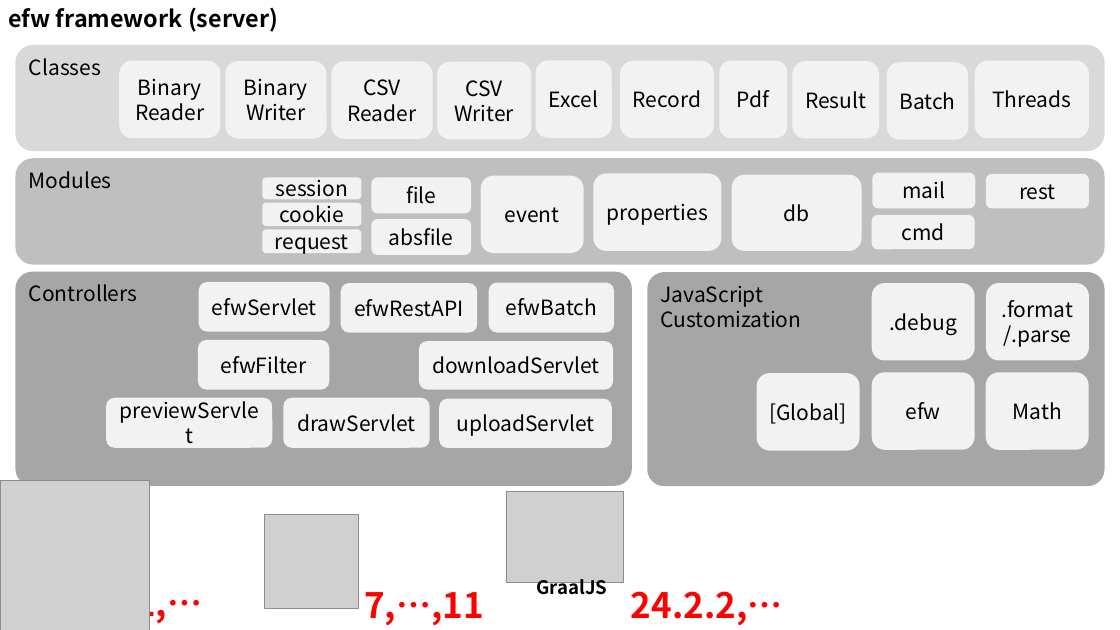
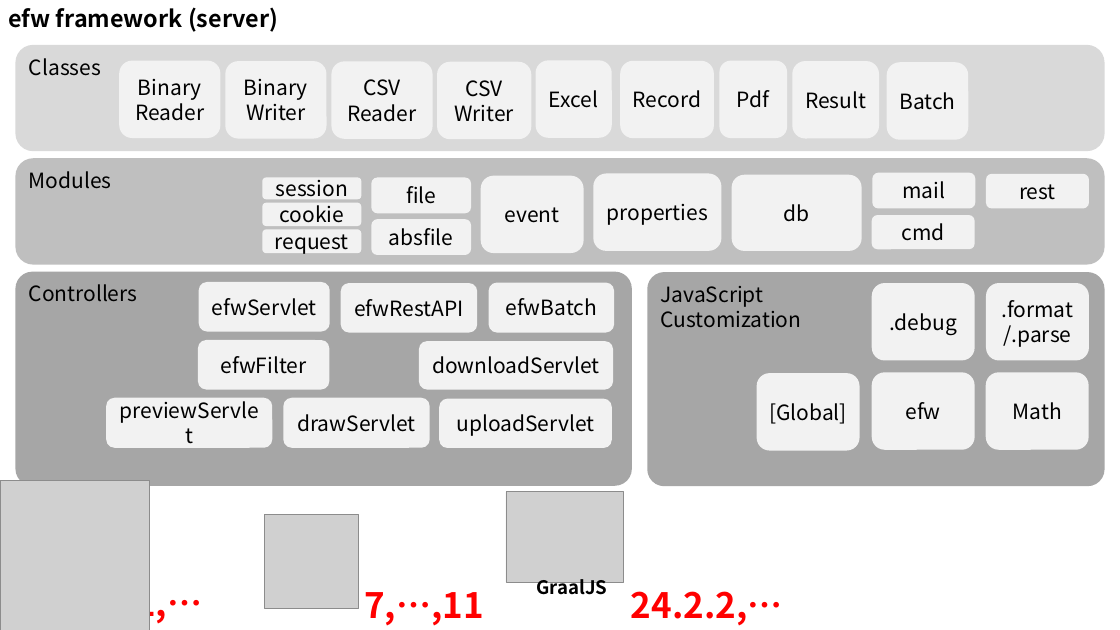
Before and after one commit to efwGrp/efw5.X, a slide deck: slide 3 of help/img/画像作成用.pptx. Drawn at 1120x630 pixels with LibreOffice and Linux fonts; fonts in the diff are those of the drawing; grey boxes stand for pictures. Boxes give left, top, right and bottom in pixels: in the first picture for what was removed or moved away, otherwise in the second. Text is boxed around its words. In the diff, an @@ line names an element or a change of style, - is before the commit and + after.

```diff
--- a/help/img/画像作成用.pptx
+++ b/help/img/画像作成用.pptx
@@ rounded rectangle removed at (x1=975, y1=60, x2=1089, y2=138) @@
-Threads
```
Also in this commit, not shown: 2 other files.
